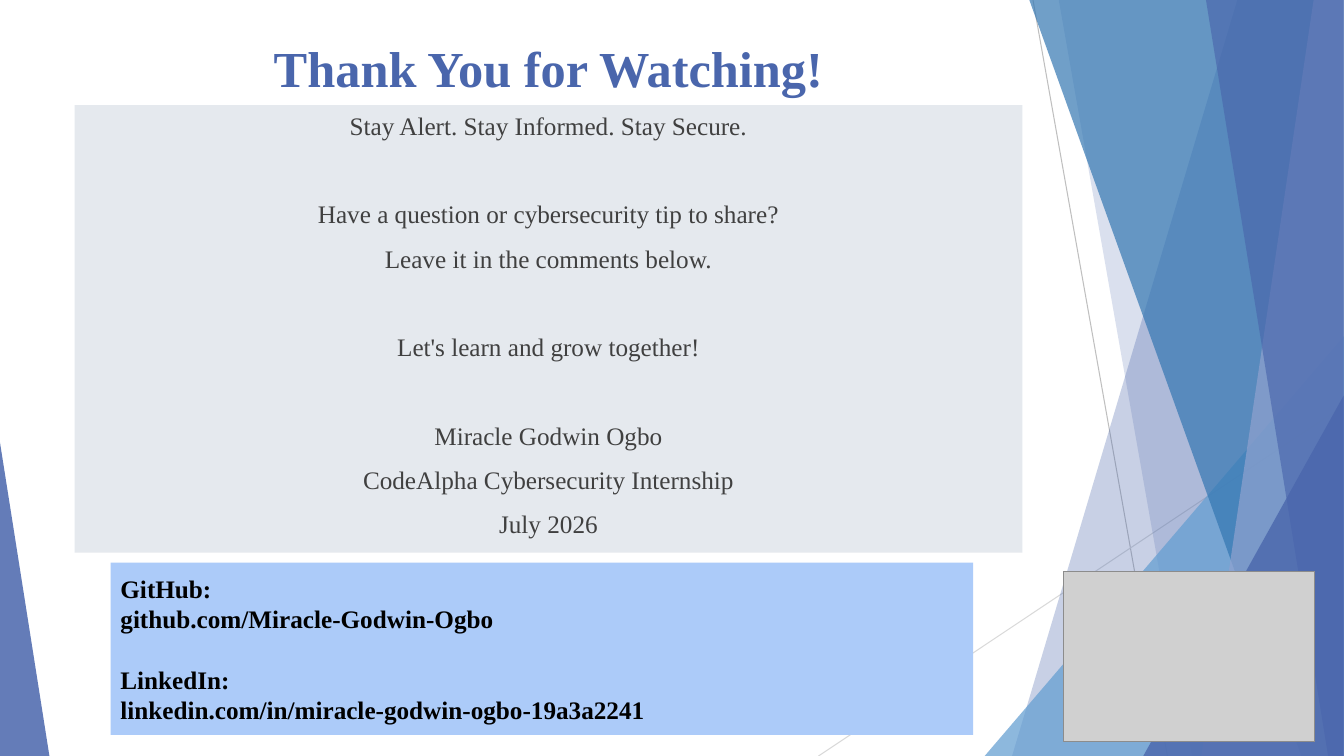
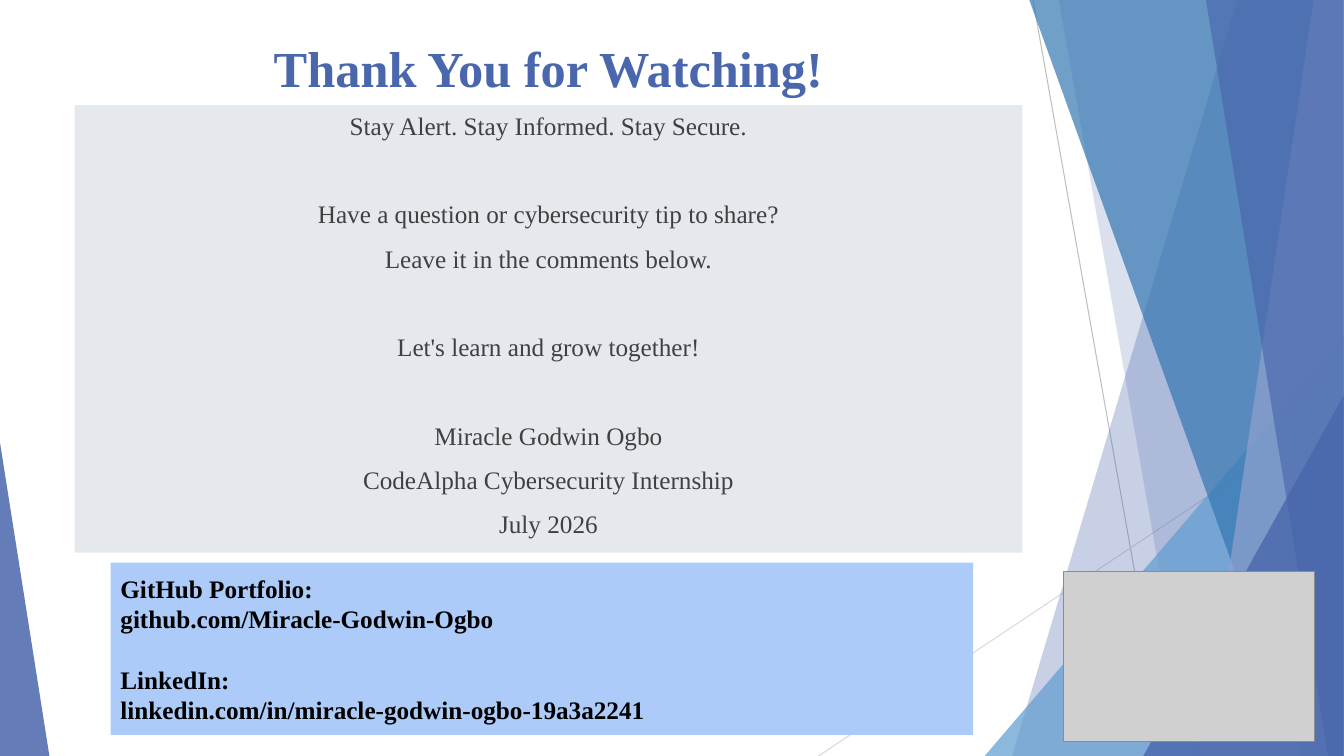
Before and after one commit to Miracle-Godwin-Ogbo/CodeAlpha_Phishing_Awareness_Training, a slide deck: slide 13 of Phishing_Awareness_Training.pptx. Drawn at 1344x756 pixels with LibreOffice and Linux fonts; fonts in the diff are those of the drawing; grey boxes stand for pictures. Boxes give left, top, right and bottom in pixels: in the first picture for what was removed or moved away, otherwise in the second. Text is boxed around its words. In the diff, an @@ line names an element or a change of style, - is before the commit and + after.

```diff
--- a/Phishing_Awareness_Training.pptx
+++ b/Phishing_Awareness_Training.pptx
@@ text in rectangle at bbox=[120, 580, 312, 599]: text changed @@
-GitHub:
+GitHub Portfolio:
```
Also in this commit, not shown: 2 other slides changed.
